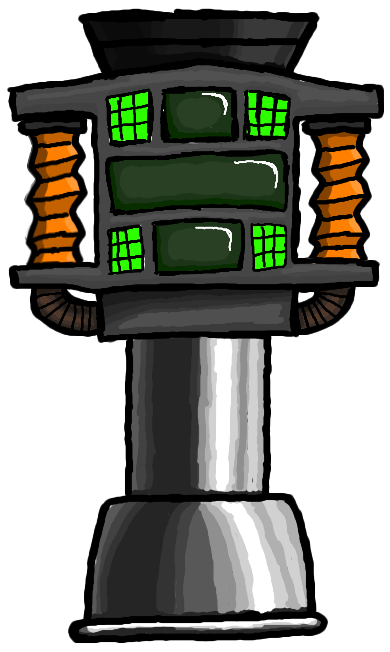
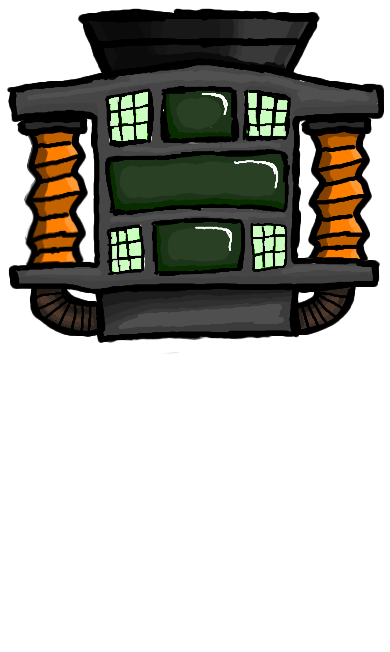
The second (390, 652) image is a revision of the first. Changes to its layers:
added layer "Layer 14" (75%) above "Layer 13" over [119, 110, 262, 269]
added layer "Layer 13" (75%) above "Layer 12" over [109, 97, 286, 272]
added layer "Layer 12" (75%) above "Layer 11" over [119, 92, 263, 271]
added layer "Layer 11" (75%) above "Layer 10" over [110, 113, 285, 251]
added layer "Layer 10" (75%) above "Layer 9" over [111, 126, 286, 267]
added layer "Layer 9" (75%) above "Layer 8" over [121, 95, 274, 256]
added layer "Layer 8" (75%) above "Layer 7" over [112, 96, 274, 269]
added layer "Layer 7" (75%) above "Layer 6" over [112, 100, 287, 259]
added layer "Layer 6" (75%) above "Layer 4 copy" over [119, 93, 285, 266]
hid "Layer 5", painted on it over [68, 92, 328, 644]
